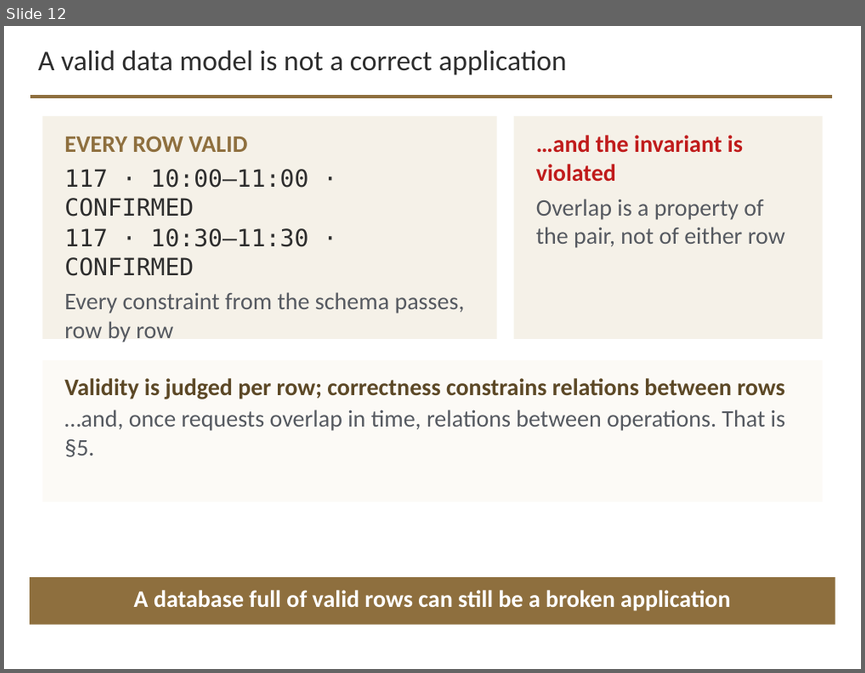
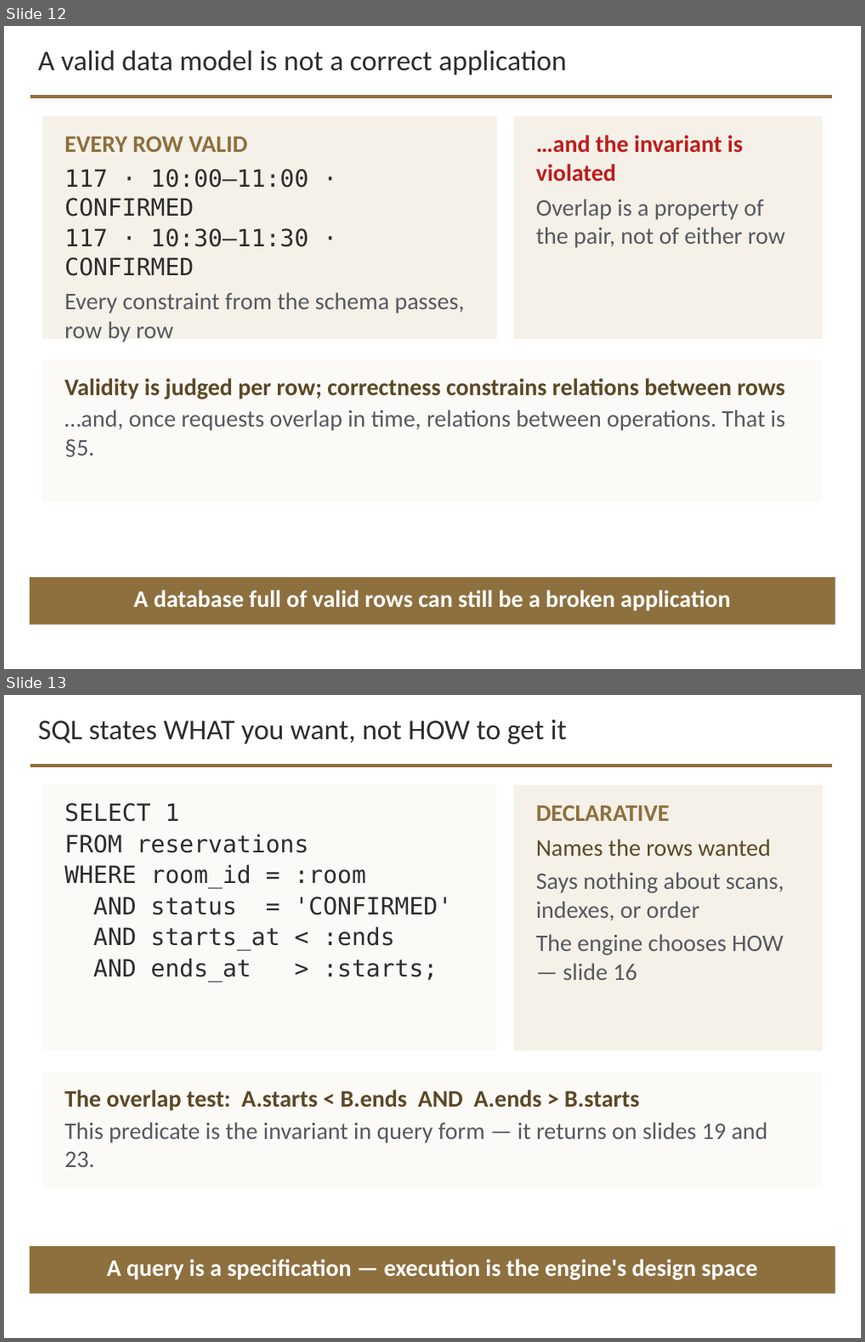
Before and after one commit to davisjam/model-based-agentic-software-engineering, a slide deck: course/lectures/act-3-software-in-the-world/02-compute-environments-and-data-management/3-2-Data-Management.pptx. Shown one above the other, each under a label of ours: slide 12 before the commit, slides 12 and 13 after it. The pictures are 865x673 and 865x1342 pixels, drawn with LibreOffice and Linux fonts; fonts in the diff are those of the drawing; background and template pictures are left out. Boxes give left, top, right and bottom in pixels: in the first picture for what was removed or moved away, otherwise in the second. Text is boxed around its words. In the diff, an @@ line names an element or a change of style, - is before the commit and + after.

```diff
--- a/course/lectures/act-3-software-in-the-world/02-compute-environments-and-data-management/3-2-Data-Management.pptx
+++ b/course/lectures/act-3-software-in-the-world/02-compute-environments-and-data-management/3-2-Data-Management.pptx
@@ slide 13 added at [4, 695, 861, 1338], background #FFFFFF; not listed: 1 template element that a slide beside it also shows @@
@@ text added at [38, 720, 567, 744], 24 pt, text #2D2D2D @@
+SQL states WHAT you want, not HOW to get it
@@ rectangle added at [42, 785, 497, 1050], fill #FCFAF6 @@
@@ rectangle added at [514, 785, 823, 1050], fill #F5F1E8 @@
@@ text added at [64, 803, 453, 981], 20 pt, text #2D2D2D @@
+SELECT 1
+FROM reservations
+WHERE room_id = :room
+AND status = 'CONFIRMED'
+AND starts_at < :ends
+AND ends_at > :starts;
@@ text added at [536, 805, 784, 980], 20 pt, text #555960 @@
+DECLARATIVE
+Names the rows wanted
+Says nothing about scans, indexes, or order
+The engine chooses HOW — slide 16
@@ rectangle added at [42, 1072, 823, 1188], fill #FCFAF6 @@
@@ text added at [64, 1089, 768, 1167], 20 pt, text #555960 @@
+The overlap test: A.starts < B.ends AND A.ends > B.starts
+This predicate is the invariant in query form — it returns on slides 19 and 23.
@@ rectangle added at [30, 1246, 835, 1293], fill #8E6F3E @@
@@ text added at [107, 1259, 757, 1280], 20 pt, text #FFFFFF, bold @@
+A query is a specification — execution is the engine's design space
```
Also in this commit, not shown: 5 other slides added.
